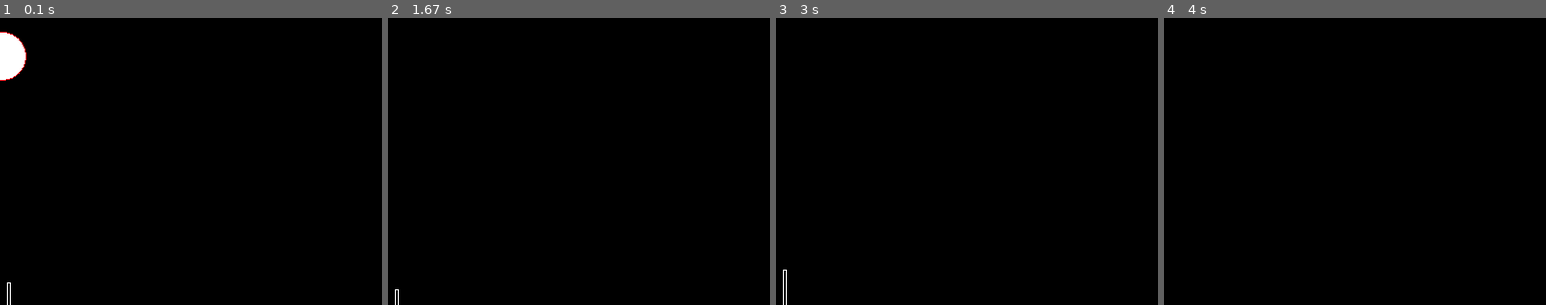
Above: before the commit, frames 1-4 (left to right).
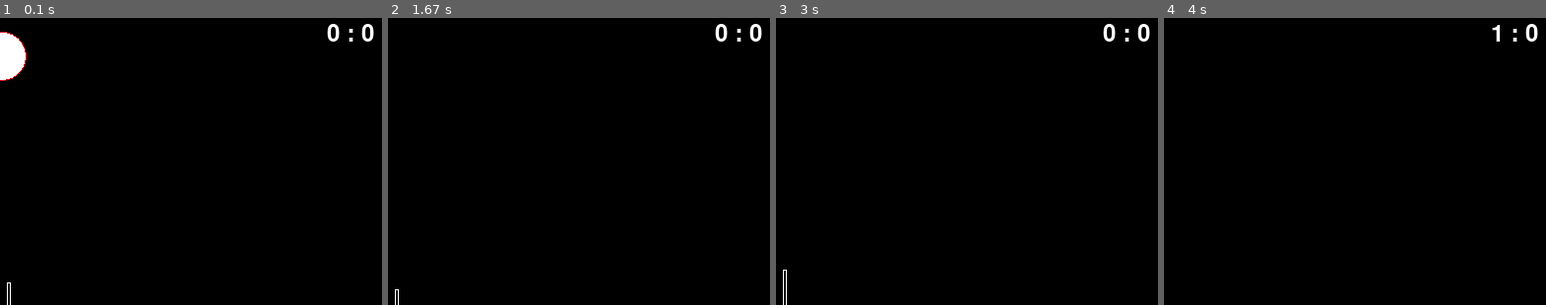
Above: after the commit, the same moments.

Repository: Turkevich91/python_school
Game: pygame game, started from pygames/ping_pong.py
Two runs of this game, one before a commit and one after it. Both use one fixed random seed, a clock stepped at 60 frames per second and the inputs below.
Inputs:
- Up to frame 1 (0.1 s): no input
- Up to frame 2 (1.67 s): hold Up 0.33-0.8 s; hold Down 0.83-1.13 s; hold S 0.83-1.13 s; hold Up 1.17-1.53 s; hold W 1.17-1.53 s; hold Down from 1.57 s (still down); hold S from 1.57 s (still down)
- Up to frame 3 (3 s): release Down at 1.93 s; release S at 1.93 s; hold Up 1.97-2.27 s; hold W 1.97-2.27 s; hold Down 2.3-2.6 s; hold S 2.3-2.6 s; hold Up from 2.63 s (still down); hold W from 2.63 s (still down)
- Up to frame 4 (4 s): release Up at 3 s; release W at 3 s; hold Down 3.03-3.4 s; hold S 3.03-3.4 s; hold Up 3.43-3.73 s; hold W 3.43-3.73 s; hold Down from 3.77 s (still down); hold S from 3.77 s (still down)
The pictures show only the part of the screen within x 4-54%, y 0-50%; the shares and areas given below are measured in that part.

The runs differ from the first frame. In frame 1, 0.3% of the frame differs, in the area x 85-98%, y 2-9%; in frame 2, 0.3%; in frame 3, 0.3%; in frame 4, 0.2%.

Commit message:
ping-pong added score

Diff:
--- a/pygames/ping_pong.py
+++ b/pygames/ping_pong.py
@@ -22,6 +22,13 @@
 paddle1.midleft = (50, 300)
 paddle2.midright = (750, 300)
 
+# Встановлення шрифту для відображення рахунку
+font = pygame.font.Font(None, 36)
+
+# Ініціалізація рахунку гравців
+score_player_1 = 0
+score_player_2 = 0
+
 while True:
     for event in pygame.event.get():
         if event.type == pygame.QUIT:
@@ -31,8 +38,12 @@
     ballrect = ballrect.move(ball_speed)
 
     # Відбивання м'яча від меж екрану
-    if ballrect.left < 0 or ballrect.right > 800:
+    if ballrect.left < 0:
         ball_speed[0] = -ball_speed[0]
+        score_player_2 += 1  # Додаємо очко другому гравцю
+    if ballrect.right > 800:
+        ball_speed[0] = -ball_speed[0]
+        score_player_1 += 1  # Додаємо очко першому гравцю
     if ballrect.top < 0 or ballrect.bottom > 600:
         ball_speed[1] = -ball_speed[1]
 
@@ -48,9 +59,7 @@
         paddle2 = paddle2.move([0, paddle_speed])
 
     # Відбивання м'яча від ракеток
-    if paddle1.colliderect(ballrect):
-        ball_speed[0] = -ball_speed[0]
-    if paddle2.colliderect(ballrect):
+    if paddle1.colliderect(ballrect) or paddle2.colliderect(ballrect):
         ball_speed[0] = -ball_speed[0]
 
     # Малювання м'яча і ракеток на екрані
@@ -58,5 +67,10 @@
     screen.blit(ball, ballrect)
     screen.blit(paddle, paddle1)
     screen.blit(paddle, paddle2)
+
+    # Відображення рахунку
+    score_text = font.render(f"{score_player_1} : {score_player_2}", True, (255, 255, 255))
+    screen.blit(score_text, (375, 10))
+
     pygame.display.flip()
     pygame.time.delay(5)
